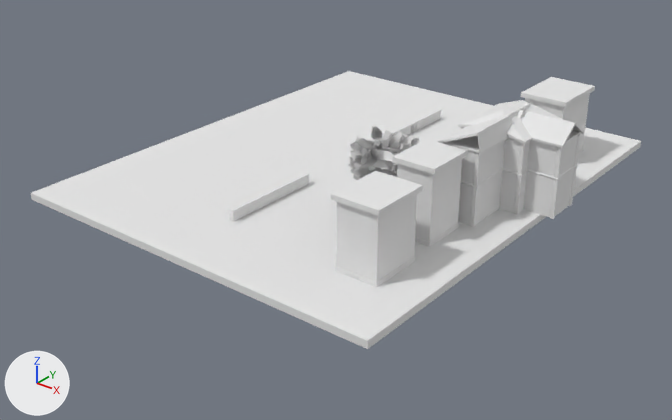
The OBJ model projects/hichaukitoden-game/assets/environments/st_maria_town/cortico_modelled/environment.obj as it was, and as the next commit left it.
One viewpoint serves both versions: a 50 mm camera at (50.0, -46.9, 31.6) aimed at (5.8, 8.4, -2.6). The lights are fixed; the arrows at lower left show +X, +Y and +Z. The first picture is the older version. Where no turn or scale is listed for an object, it has been applied to the vertices.

The first picture shows 'environment'.
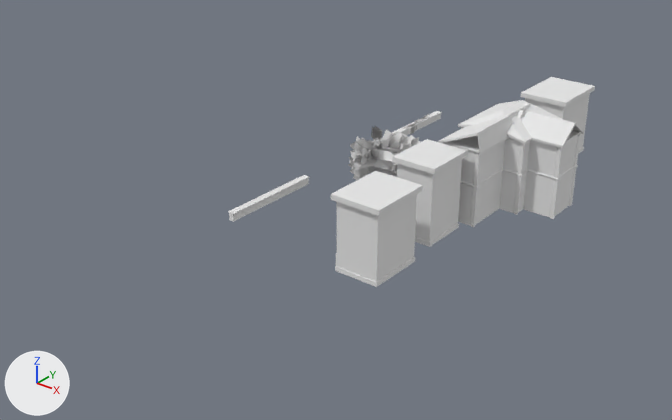
Boxes (x1, y1, x2, y2) around the edits, measured in the pictures (672 x 420 px; the box of a moved part takes in the faces that stretch with it):
'environment', reshaped (40% narrower, 24% shorter): before (31, 71, 641, 349); after (228, 77, 595, 287)
part 1 of me_environment, moved or reshaped: before (228, 172, 309, 212); after (228, 175, 309, 215)
part 2 of me_environment, moved or reshaped: before (390, 108, 442, 133); after (392, 111, 442, 134)
part 3 of me_environment, deleted: before (31, 71, 641, 349)
part 4 of me_environment, moved or reshaped: before (229, 176, 309, 222); after (229, 178, 309, 222)
part 5 of me_environment, moved or reshaped: before (396, 111, 441, 136); after (402, 114, 441, 136)

The change, as a list of edits to the scene's bpy script:
```text
Change me_environment:
    used by ob_environment; location = (0.0, 0.0, 0.0)
    verts and faces of me_environment; kept vertices keep their numbers, new ones are numbered from 3299
    before: 3215 (4.0, 6.5, 0.8) at pixel (304, 173), 3216 (4.4, 6.5, 0.8) at pixel (308, 175), 3217 (4.4, -2.3, 0.8) at pixel (232, 211), 3218 (4.0, -2.3, 0.8) at pixel (228, 210)
    before: 3231 (4.0, 26.4, 0.8) at pixel (437, 109), 3232 (4.4, 26.4, 0.8) at pixel (441, 110), 3233 (4.4, 18.0, 0.8), 3234 (4.0, 18.0, 0.8)
    remove me_environment.from_pydata(...)  # 3299 vertices, 4866 faces; spans x -12.0..23.3, y -8.8..32.9, z -0.6..7.6
    add me_environment.from_pydata(...)  # 3291 vertices, 4854 faces; spans x 3.1..23.3, y -3.6..27.7, z -0.1..7.6
    me_environment part 1: the loose piece of 8 vertices spanning x 3.9..4.5, y -2.3..6.5, z 0.8..0.9 is moved by (0.0, 0.0, -0.2)
    me_environment part 2: the loose piece of 8 vertices spanning x 3.9..4.5, y 18.0..26.4, z 0.8..0.9 is moved by (0.0, 0.0, -0.2)
    me_environment part 3: the loose piece of 8 vertices spanning x -12.0..22.0, y -8.8..32.9, z -0.6..0.0 is deleted
    me_environment part 4
    add for i in [*range(3215, 3219)]: verts[i] += (0.0, 0.0, -0.2)
    me_environment part 5
    add for i in [*range(3231, 3235)]: verts[i] += (0.0, 0.0, -0.2)
    other edits to the shape of me_environment do not show in these pictures
```
